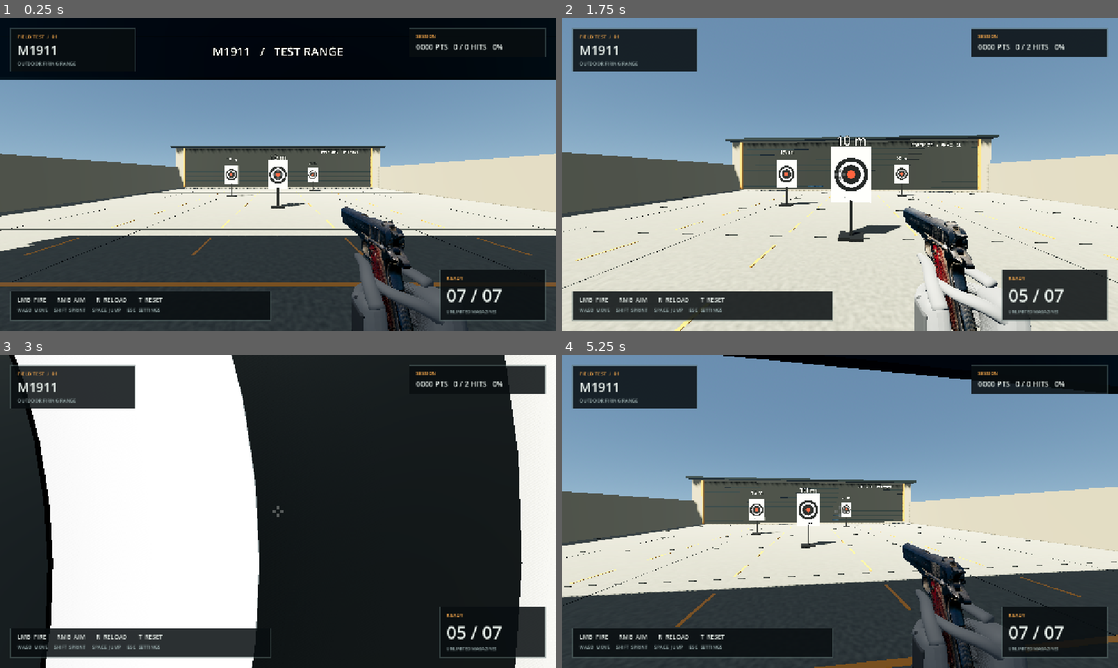
Above: before the commit, frames 1-4 (two rows, left to right).
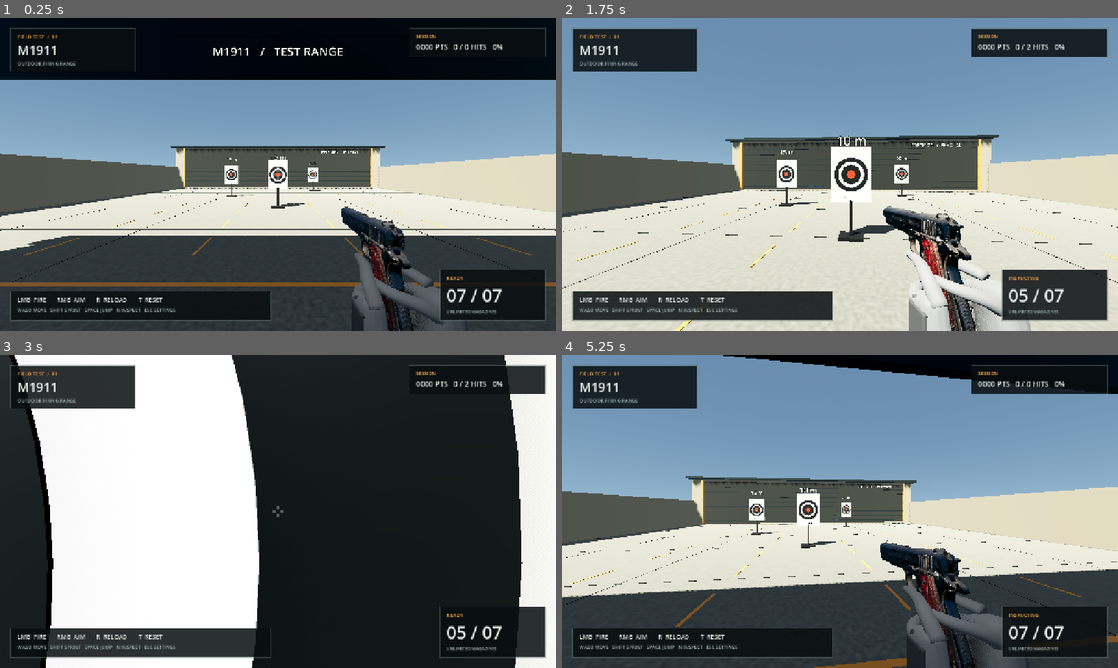
Above: after the commit, the same moments.

Repository: shien0zero-ai/tst-game-real
Game: Godot game, scene res://scenes/main.tscn
The game is run twice, just before and just after one commit, with the same random seed, the same clock (stepped at 60 frames per second) and the same inputs.
Inputs (mouse positions are in pixels of both pictures, inside the frame that each line leads up to):
- Up to frame 1 (0.25 s): no input
- Up to frame 2 (1.75 s): tap Enter at 0.5 s; move the mouse to (867, 174) at 0.52 s; hold Right mouse button (aim) 0.53-1.28 s; hold W (move_forward) from 0.53 s (still down); tap Space (jump) at 0.77, 1.52 s; click (867, 174) at 0.8 s; move the mouse to (812, 174) at 1.27 s; click (812, 174) at 1.35 s; tap N (inspect_weapon, bound only after the commit) at 1.55 s
- Up to frame 3 (3 s): keep holding W (move_forward); move the mouse to (289, 505) at 2.02 s; hold N (inspect_weapon, bound only after the commit) 2.03-2.78 s; right-click (289, 505) at 2.3 s; move the mouse to (272, 517) at 2.77 s; right-click (272, 517) at 2.85 s
- Up to frame 4 (5.25 s): keep holding W (move_forward); tap Space (jump) at 3.02, 3.77, 4.52 s; click (834, 517) at 3.05 s; move the mouse to (878, 514) at 3.52 s; press the mouse at (878, 514) at 3.53 s; tap N (inspect_weapon, bound only after the commit) at 3.8 s; tap R (reload) at 4.15 s; move the mouse to (795, 508) at 4.27 s; release the mouse at (795, 508) at 4.28 s; tap Shift (sprint) at 4.35 s; right-click (795, 508) at 4.55 s; tap T (reset_range) at 4.9 s; move the mouse to (845, 511) at 5.02 s; hold N (inspect_weapon, bound only after the commit) from 5.03 s (still down)

The runs differ from the first frame. In frame 1, 0.2% of the frame differs, in the area x 6-32%, y 92-95%; in frame 2, 3.3%, in the area x 6-86%, y 48-100%; in frame 3, 0.2%; in frame 4, 3.1%.

Commit message:
Add interruptible N-key weapon inspection animation

Diff:
--- a/project.godot
+++ b/project.godot
@@ -54,6 +54,10 @@
 "deadzone": 0.2,
 "events": [Object(InputEventKey,"physical_keycode":82)]
 }
+inspect_weapon={
+"deadzone": 0.2,
+"events": [Object(InputEventKey,"physical_keycode":78)]
+}
 reset_range={
 "deadzone": 0.2,
 "events": [Object(InputEventKey,"physical_keycode":84)]
--- a/scenes/player.tscn
+++ b/scenes/player.tscn
@@ -36,11 +36,13 @@
 script = ExtResource("2_weapon")
 aim_position = Vector3(0, -0.035361, -0.25)
 
-[node name="M1911Visual" parent="Head/Camera3D/WeaponRig" instance=ExtResource("3_visual")]
+[node name="InspectPivot" type="Node3D" parent="Head/Camera3D/WeaponRig"]
+
+[node name="M1911Visual" parent="Head/Camera3D/WeaponRig/InspectPivot" instance=ExtResource("3_visual")]
 rotation = Vector3(-0.015735, 0, 0)
 scale = Vector3(1.35, 1.35, 1.35)
 
-[node name="Hands" parent="Head/Camera3D/WeaponRig" instance=ExtResource("7_hands")]
+[node name="Hands" parent="Head/Camera3D/WeaponRig/InspectPivot" instance=ExtResource("7_hands")]
 scale = Vector3(1.35, 1.35, 1.35)
 
 [node name="ViewmodelFill" type="OmniLight3D" parent="Head/Camera3D/WeaponRig"]
--- a/scripts/hud.gd
+++ b/scripts/hud.gd
@@ -47,7 +47,7 @@
 	control_box.add_theme_constant_override("separation", 6)
 	controls.add_child(control_box)
 	_label(control_box, "LMB  FIRE       RMB  AIM       R  RELOAD       T  RESET", 14, TEXT)
-	_label(control_box, "WASD  MOVE     SHIFT  SPRINT     SPACE  JUMP     ESC  SETTINGS", 11, MUTED)
+	_label(control_box, "WASD MOVE   SHIFT SPRINT   SPACE JUMP   N INSPECT   ESC SETTINGS", 11, MUTED)
 	var ammunition: PanelContainer = _panel(root, Vector2(-268, -141), Vector2(244, 117), Control.PRESET_BOTTOM_RIGHT)
 	var ammo_box := VBoxContainer.new()
 	ammunition.add_child(ammo_box)
@@ -102,11 +102,18 @@
 	if not is_instance_valid(_weapon):
 		return
 	var captured: bool = Input.mouse_mode == Input.MOUSE_MODE_CAPTURED or DisplayServer.get_name() == "headless"
-	_reticle.visible = captured
+	_reticle.visible = captured and not bool(_weapon.get("is_inspecting"))
 	_reticle.set("aiming", bool(_weapon.get("is_aiming")))
 	_reticle.set("spread", 6.0 + float(_weapon.get("recoil_amount")) * 12.0)
 	_ammo.text = "%02d / %02d" % [int(_weapon.get("ammo")), int(_weapon.get("capacity"))]
-	_status.text = "RELOADING..." if bool(_weapon.get("reloading")) else ("EMPTY  /  PRESS R" if int(_weapon.get("ammo")) == 0 else "READY")
+	if bool(_weapon.get("is_inspecting")):
+		_status.text = "INSPECTING"
+	elif bool(_weapon.get("reloading")):
+		_status.text = "RELOADING..."
+	elif int(_weapon.get("ammo")) == 0:
+		_status.text = "EMPTY  /  PRESS R"
+	else:
+		_status.text = "READY"
 	_point_time = maxf(0.0, _point_time - delta)
 	_points.modulate.a = minf(_point_time * 4.0, 1.0)
 
--- a/scripts/weapon.gd
+++ b/scripts/weapon.gd
@@ -3,21 +3,33 @@
 
 signal shot_fired
 signal target_hit(points: int)
+
+# Raise the held gun, linger on either side, then lower it back to the grip.
+# The light sources remain outside this pivot so reflections move over the gun.
+const INSPECT_TIMES := [0.0, 0.18, 0.39, 0.64, 0.82, 1.0]
+const INSPECT_POSITIONS := [Vector3.ZERO, Vector3(-0.11, 0.125, 0.09),
+	Vector3(-0.12, 0.135, 0.10), Vector3(-0.25, 0.115, 0.07),
+	Vector3(-0.24, 0.11, 0.08), Vector3.ZERO]
+const INSPECT_ROTATION_DEGREES := [Vector3.ZERO, Vector3(-12, 72, -20),
+	Vector3(-8, 87, -12), Vector3(8, -58, 12),
+	Vector3(4, -68, 18), Vector3.ZERO]
 
 @export var capacity: int = 7
 @export var shot_interval: float = 0.18
 @export var reload_duration: float = 1.35
+@export_range(1.0, 10.0, 0.1) var inspect_duration: float = 4.2
 @export var hip_position := Vector3(0.20, -0.12, -0.34)
 @export var aim_position := Vector3(0.0, -0.029, -0.25)
 
 @onready var camera: Camera3D = get_parent() as Camera3D
 @onready var player: CharacterBody3D = get_node("../../..") as CharacterBody3D
-@onready var visual: Node3D = $M1911Visual
-@onready var hands: Node3D = $Hands
-@onready var support_hand: Node3D = $Hands/LeftHand
-@onready var slide: Node3D = $M1911Visual/Slide
-@onready var magazine: Node3D = $M1911Visual/Magazine
-@onready var muzzle: Marker3D = $M1911Visual/Muzzle
+@onready var inspection_pivot: Node3D = $InspectPivot
+@onready var visual: Node3D = $InspectPivot/M1911Visual
+@onready var hands: Node3D = $InspectPivot/Hands
+@onready var support_hand: Node3D = $InspectPivot/Hands/LeftHand
+@onready var slide: Node3D = $InspectPivot/M1911Visual/Slide
+@onready var magazine: Node3D = $InspectPivot/M1911Visual/Magazine
+@onready var muzzle: Marker3D = $InspectPivot/M1911Visual/Muzzle
 @onready var shot_sound: AudioStreamPlayer = $ShotSound
 @onready var reload_sound: AudioStreamPlayer = $ReloadSound
 @onready var empty_sound: AudioStreamPlayer = $EmptySound
@@ -25,6 +37,7 @@
 var ammo: int = 7
 var reloading: bool = false
 var is_aiming: bool = false
+var is_inspecting: bool = false
 var recoil_amount: float = 0.0
 var _cooldown: float = 0.0
 var _reload_remaining: float = 0.0
@@ -39,6 +52,8 @@
 var _sway_target := Vector2.ZERO
 var _motion_phase: float = 0.0
 var _breath_phase: float = 0.0
+var _inspect_elapsed: float = 0.0
+var _inspect_start := Transform3D.IDENTITY
 var _wall_marks: Array[Node3D] = []
 
 
@@ -61,10 +76,14 @@
 	if event is InputEventMouseMotion:
 		_sway_target = Vector2(clampf(event.relative.x * 0.00012, -0.012, 0.012), clampf(event.relative.y * 0.00012, -0.012, 0.012))
 	if event.is_action_pressed("shoot") and not event.is_echo():
+		cancel_inspection(true)
 		_fire_requested = true
 		get_viewport().set_input_as_handled()
 	elif event.is_action_pressed("reload") and not event.is_echo():
 		begin_reload()
+		get_viewport().set_input_as_handled()
+	elif event.is_action_pressed("inspect_weapon") and not event.is_echo():
+		begin_inspection()
 		get_viewport().set_input_as_handled()
 
 
@@ -83,6 +102,16 @@
 
 func _process(delta: float) -> void:
 	is_aiming = Input.is_action_pressed("aim") and _has_control() and not reloading
+	if is_inspecting and (is_aiming or reloading or not _has_control()):
+		cancel_inspection()
+	if is_inspecting:
+		_inspect_elapsed += delta
+		if _inspect_elapsed >= inspect_duration:
+			cancel_inspection(true)
+		else:
+			inspection_pivot.transform = _inspection_pose(_inspect_elapsed / inspect_duration)
+	else:
+		inspection_pivot.transform = inspection_pivot.transform.interpolate_with(Transform3D.IDENTITY, 1.0 - exp(-24.0 * delta))
 	var blend: float = 1.0 - exp(-15.0 * delta)
 	var desired: Vector3 = aim_position if is_aiming else hip_position
 	var reload_progress: float = 1.0 - _reload_remaining / reload_duration if reloading else 0.0
@@ -121,11 +150,41 @@
 	_fire_requested = false
 	is_aiming = false
 	_sway_target = Vector2.ZERO
+	cancel_inspection(true)
+
+
+func begin_inspection() -> void:
+	if is_inspecting or reloading or not _has_control() or Input.is_action_pressed("aim") or _fire_requested or _cooldown > 0.0:
+		return
+	is_inspecting = true
+	_inspect_elapsed = 0.0
+	_inspect_start = inspection_pivot.transform
+	_sway_target = Vector2.ZERO
+
+
+func cancel_inspection(immediate: bool = false) -> void:
+	is_inspecting = false
+	_inspect_elapsed = 0.0
+	if immediate:
+		inspection_pivot.transform = Transform3D.IDENTITY
+
+
+func _inspection_pose(progress: float) -> Transform3D:
+	for index: int in range(INSPECT_TIMES.size() - 1):
+		if progress <= INSPECT_TIMES[index + 1]:
+			var weight: float = smoothstep(INSPECT_TIMES[index], INSPECT_TIMES[index + 1], progress)
+			var from_pose := Transform3D(Basis.from_euler(INSPECT_ROTATION_DEGREES[index] * (PI / 180.0)), INSPECT_POSITIONS[index])
+			var to_pose := Transform3D(Basis.from_euler(INSPECT_ROTATION_DEGREES[index + 1] * (PI / 180.0)), INSPECT_POSITIONS[index + 1])
+			if index == 0:
+				from_pose = _inspect_start
+			return from_pose.interpolate_with(to_pose, weight)
+	return Transform3D.IDENTITY
 
 
 func _fire() -> void:
 	if reloading or _cooldown > 0.0 or not _has_control():
 		return
+	cancel_inspection(true)
 	_cooldown = shot_interval
 	if ammo <= 0:
 		_play_sound(empty_sound)
@@ -155,6 +214,7 @@
 
 
 func begin_reload() -> void:
+	cancel_inspection()
 	if reloading or ammo >= capacity:
 		return
 	reloading = true
@@ -170,6 +230,7 @@
 
 
 func reset_weapon() -> void:
+	cancel_inspection(true)
 	ammo = capacity
 	reloading = false
 	is_aiming = false
--- /dev/null
+++ b/tests/inspection.gd
@@ -0,0 +1,242 @@
+extends SceneTree
+## Exercise real inspection input, visible motion, and interruptions in the live game.
+
+const SETTINGS_PATH := "user://settings.cfg"
+
+var _failures: PackedStringArray = []
+var _main: Node
+var _camera: Camera3D
+var _weapon: Node3D
+var _menu: Node
+var _gun_mesh: Node3D
+var _hand_mesh: Node3D
+var _gun_rest: Transform3D
+var _hand_rest: Transform3D
+var _settings_existed: bool = false
+var _settings_backup := PackedByteArray()
+
+
+func _initialize() -> void:
+	_run.call_deferred()
+
+
+func _run() -> void:
+	_settings_existed = FileAccess.file_exists(SETTINGS_PATH)
+	if _settings_existed:
+		_settings_backup = FileAccess.get_file_as_bytes(SETTINGS_PATH)
+	var packed: PackedScene = load("res://scenes/main.tscn") as PackedScene
+	if packed == null:
+		_failures.append("Main scene could not be loaded for the inspection check.")
+		await _finish()
+		return
+	_main = packed.instantiate()
+	root.add_child(_main)
+	current_scene = _main
+	_camera = _main.get_node("Player/Head/Camera3D") as Camera3D
+	_weapon = _camera.get_node("WeaponRig") as Node3D
+	_menu = _main.get_node("PauseMenu")
+	_gun_mesh = _first_mesh(_weapon.find_child("M1911Visual", true, false))
+	_hand_mesh = _first_mesh(_weapon.find_child("Hands", true, false))
+	_expect(_gun_mesh != null and _hand_mesh != null, "The inspection has visible gun and hand meshes.")
+	_expect(_weapon.has_method("begin_inspection") and _weapon.has_method("cancel_inspection"), "The weapon exposes inspection controls.")
+	var n_bound: bool = false
+	for event: InputEvent in InputMap.action_get_events("inspect_weapon"):
+		if event is InputEventKey and event.physical_keycode == KEY_N:
+			n_bound = true
+	_expect(n_bound, "Physical N is bound to inspect the weapon.")
+	if not _failures.is_empty():
+		await _finish()
+		return
+	await _frames(60)
+	_gun_rest = _camera_pose(_gun_mesh)
+	_hand_rest = _camera_pose(_hand_mesh)
+	await _test_complete_motion()
+	await _test_action_interruptions()
+	await _test_menu_and_reset()
+	await _finish()
+
+
+func _test_complete_motion() -> void:
+	var slide: Node3D = _weapon.find_child("Slide", true, false) as Node3D
+	var magazine: Node3D = _weapon.find_child("Magazine", true, false) as Node3D
+	var slide_before: Transform3D = slide.transform
+	var magazine_before: Transform3D = magazine.transform
+	await _tap_n()
+	_expect(_inspecting(), "Pressing physical N starts inspection.")
+	await _frames(56)
+	_expect(_pose_changed(_camera_pose(_gun_mesh), _gun_rest), "Inspection visibly moves or turns the gun.")
+	_expect(_pose_changed(_camera_pose(_hand_mesh), _hand_rest), "The holding hands follow the inspection motion.")
+	_expect(_shots() == 0 and int(_weapon.get("ammo")) == 7, "Inspection does not fire or consume ammunition.")
+	_expect(int(_main.get("score")) == 0 and int(_main.get("hits")) == 0, "Inspection cannot score target hits.")
+	_expect(_pose_close(slide.transform, slide_before), "Inspection does not rack the slide.")
+	_expect(_pose_close(magazine.transform, magazine_before), "Inspection does not remove the magazine.")
+	# Another N press must not keep restarting a one-shot animation.
+	await _tap_n()
+	var duration: float = float(_weapon.get("inspect_duration"))
+	_expect(duration > 1.0 and duration < 10.0, "Inspection has a bounded viewing duration.")
+	await _frames(ceili(clampf(duration, 1.0, 10.0) * 60.0) - 56 + 35)
+	_expect(not _inspecting(), "Inspection ends automatically despite a repeated N press.")
+	_expect_idle_pose("Finishing inspection restores the normal holding pose.")
+	_expect(_shots() == 0 and int(_weapon.get("ammo")) == 7, "Completing inspection leaves ammunition and shot count intact.")
+
+
+func _test_action_interruptions() -> void:
+	await _reset()
+	await _tap_n()
+	await _frames(36)
+	await _tap_action("shoot")
+	_expect(not _inspecting(), "Firing interrupts inspection.")
+	_expect(_shots() == 1 and int(_weapon.get("ammo")) == 6, "The interrupting trigger press fires exactly one shot.")
+	_expect(int(_main.get("hits")) == 1, "The interrupting shot uses the actual camera ray and hits the target.")
+	await _frames(40)
+	_expect_idle_pose("The weapon returns to its holding pose after the interrupting shot.")
+
+	await _reset()
+	await _tap_n()
+	await _frames(30)
+	Input.action_press("aim")
+	await _frames(4)
+	_expect(not _inspecting() and bool(_weapon.get("is_aiming")), "Aiming interrupts inspection and enters ADS.")
+	await _tap_n()
+	_expect(not _inspecting(), "N cannot start inspection while aiming.")
+	Input.action_release("aim")
+	await _frames(30)
+
+	await _tap_action("shoot")
+	await _frames(30)
+	await _tap_n()
+	await _frames(30)
+	await _tap_action("reload")
+	_expect(not _inspecting() and bool(_weapon.get("reloading")), "Reloading interrupts inspection and starts the reload.")
+	await _tap_n()
+	_expect(not _inspecting(), "N cannot start inspection during a reload.")
+	await _frames(ceili(float(_weapon.get("reload_duration")) * 60.0) + 35)
+	_expect(int(_weapon.get("ammo")) == 7 and not bool(_weapon.get("reloading")), "The interrupting reload completes normally.")
+
+
+func _test_menu_and_reset() -> void:
+	await _reset()
+	await _tap_n()
+	await _frames(30)
+	await _tap_action("ui_cancel")
+	_expect(paused and bool(_menu.get("is_open")), "Esc opens settings during inspection.")
+	_expect(not _inspecting(), "Opening settings cancels inspection.")
+	await _tap_n()
+	await _frames(8)
+	_expect(not _inspecting() and _shots() == 0, "N in the paused menu cannot inspect or fire.")
+	await _tap_action("ui_cancel")
+	await _frames(40)
+	_expect(not paused and not _inspecting(), "Resuming does not replay an inspection requested in the menu.")
+	_expect_idle_pose("Resuming restores the normal holding pose.")
+
+	await _tap_n()
+	await _frames(36)
+	await _tap_action("reset_range")
+	await _frames(30)
+	_expect(not _inspecting() and int(_weapon.get("ammo")) == 7 and _shots() == 0, "Range reset cancels inspection and restores the weapon.")
+	_expect_idle_pose("Range reset clears every inspection pose offset.")
+	await _tap_n()
+	_expect(_inspecting(), "Inspection can start again after a range reset.")
+
+
+func _reset() -> void:
+	Input.action_release("aim")
+	_main.call("reset_session")
+	await _frames(40)
+
+
+func _finish() -> void:
+	if is_instance_valid(_menu):
+		_menu.call("close_menu")
+	paused = false
+	_send_n(false)
+	for action: String in ["shoot", "aim", "reload", "ui_cancel", "reset_range", "inspect_weapon"]:
+		Input.action_release(action)
+	if is_instance_valid(_main):
+		_main.queue_free()
+		await _frames(2)
+	if _settings_existed:
+		var backup: FileAccess = FileAccess.open(SETTINGS_PATH, FileAccess.WRITE)
+		if backup == null:
+			_failures.append("The previous settings could not be restored after inspection checks.")
+		else:
+			backup.store_buffer(_settings_backup)
+			backup.close()
+	elif FileAccess.file_exists(SETTINGS_PATH):
+		DirAccess.remove_absolute(ProjectSettings.globalize_path(SETTINGS_PATH))
+	if _failures.is_empty():
+		print("PASS: physical N inspection, visible gun/hand motion, automatic return, action interruptions, pause isolation, and reset.")
+		quit(0)
+	else:
+		for failure: String in _failures:
+			push_error(failure)
+		quit(1)
+
+
+func _first_mesh(node: Node) -> Node3D:
+	var meshes: Array[Node] = node.find_children("*", "MeshInstance3D", true, false)
+	return meshes[0] as Node3D if not meshes.is_empty() else null
+
+
+func _camera_pose(node: Node3D) -> Transform3D:
+	return _camera.global_transform.affine_inverse() * node.global_transform
+
+
+func _angle_between(a: Transform3D, b: Transform3D) -> float:
+	return a.basis.orthonormalized().get_rotation_quaternion().angle_to(b.basis.orthonormalized().get_rotation_quaternion())
+
+
+func _pose_changed(a: Transform3D, b: Transform3D) -> bool:
+	return a.origin.distance_to(b.origin) > 0.012 or _angle_between(a, b) > 0.10
+
+
+func _pose_close(a: Transform3D, b: Transform3D) -> bool:
+	return a.origin.distance_to(b.origin) < 0.003 and _angle_between(a, b) < 0.02
+
+
+func _expect_idle_pose(message: String) -> void:
+	_expect(_pose_close(_camera_pose(_gun_mesh), _gun_rest) and _pose_close(_camera_pose(_hand_mesh), _hand_rest), message)
+
+
+func _inspecting() -> bool:
+	return bool(_weapon.get("is_inspecting"))
+
+
+func _shots() -> int:
+	return int(_main.get("shots"))
+
+
+func _send_n(pressed: bool) -> void:
+	var event := InputEventKey.new()
+	event.keycode = KEY_N
+	event.physical_keycode = KEY_N
+	event.pressed = pressed
+	Input.parse_input_event(event)
+
+
+func _tap_n() -> void:
+	_send_n(true)
+	await _frames(2)
+	_send_n(false)
+	await _frames(2)
+
+
+func _tap_action(action: String) -> void:
+	var event := InputEventAction.new()
+	event.action = action
+	event.pressed = true
+	Input.parse_input_event(event)
+	await _frames(2)
+	event.pressed = false
+	Input.parse_input_event(event)
+	await _frames(2)
+
+
+func _frames(count: int) -> void:
+	for _frame: int in count:
+		await process_frame
+
+
+func _expect(condition: bool, message: String) -> void:
+	if not condition:
+		_failures.append(message)
Not shown, changed: docs/PLAY-WINDOWS.txt
Binary file added: docs/inspection-preview.gif
Binary file changed: docs/m1911-preview.png
Not shown, added: tests/inspection.gd.uid
Not shown, changed: tools/check.sh
